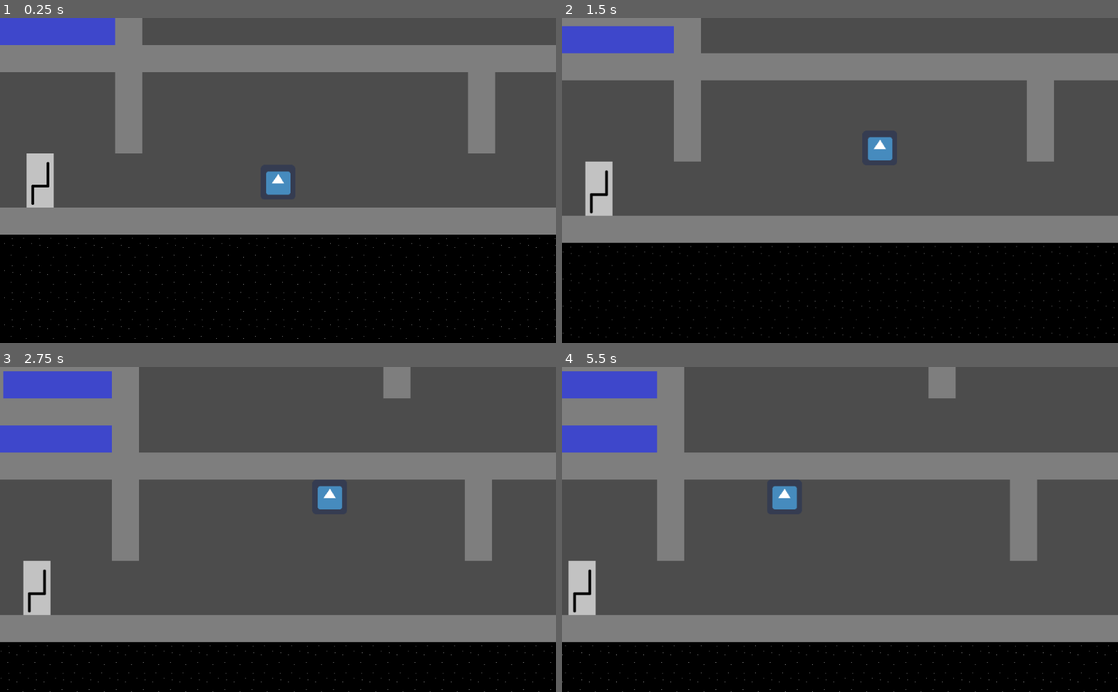
Above: before the commit, frames 1-4 (two rows, left to right).
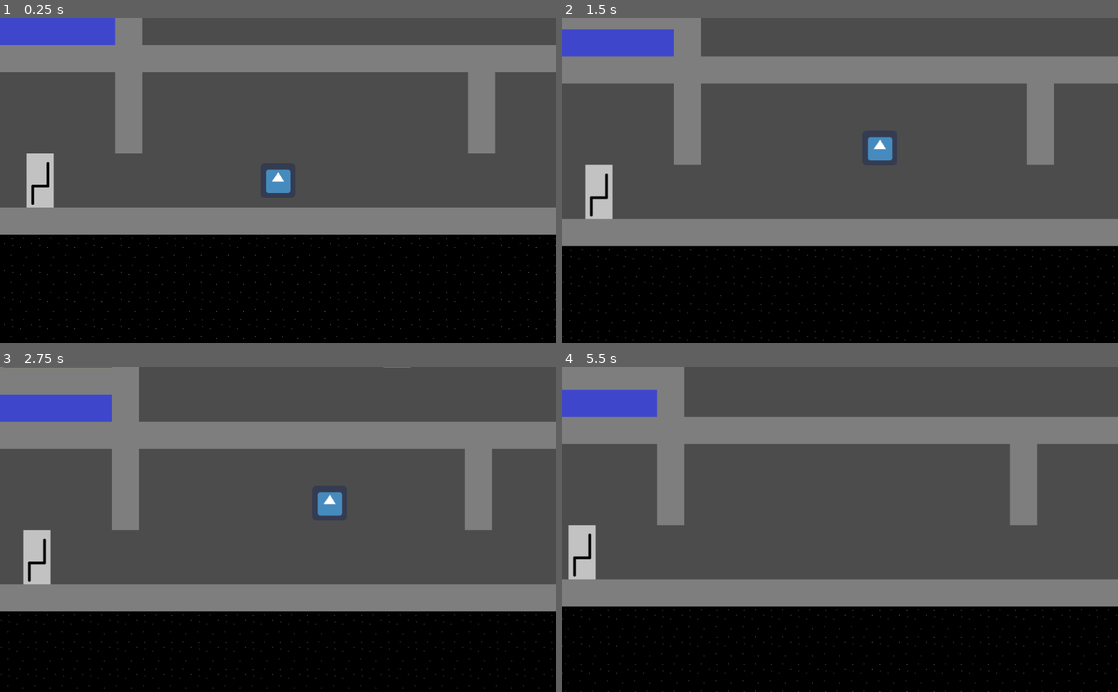
Above: after the commit, the same moments.

Repository: swanj21/godot_2d
Game: Godot game, scene res://Scenes/Tester.tscn
The game is run twice, just before and just after one commit, with the same random seed, the same clock (stepped at 60 frames per second) and the same inputs. The engine's default icon, where the game draws it, is replaced by a stand-in: a white triangle on a blue panel in a dark square.
Inputs:
- Up to frame 1 (0.25 s): no input
- Up to frame 2 (1.5 s): hold D (move_right) 0.53-1.28 s; hold S (move_hide, bound only after the commit) 0.53-1.28 s; tap E (interact) at 0.6 s; tap Space (move_jump) at 0.77, 1.07 s; hold A (move_left) from 1.28 s (still down); tap S (move_hide, bound only after the commit) at 1.35 s
- Up to frame 3 (2.75 s): tap Space (move_jump) at 1.52, 1.55, 1.82, 2.1 s; release A (move_left) at 2.03 s; hold D (move_right) from 2.03 s (still down); tap E (interact) at 2.3 s
- Up to frame 4 (5.5 s): tap E (interact) at 2.85, 4.35 s; tap Space (move_jump) at 3.02, 3.32, 3.77, 3.8, 4.07, 4.52, 4.82 s; tap S (move_hide, bound only after the commit) at 3.05 s; release D (move_right) at 3.53 s; hold S (move_hide, bound only after the commit) 3.53-4.28 s; hold A (move_left) from 3.53 s (still down); hold S (move_hide, bound only after the commit) from 5.03 s (still down)

The runs differ from the first frame. In frame 1, less than 0.1% of the frame differs, in the area x 47-53%, y 46-55%; in frame 2, 4.7%; in frame 3, 39%; in frame 4, 39%, in the area x 0-100%, y 0-100%.

Commit message:
Modified Player movement and added 'hiding'. Modified Scanner_Area to detect if it is being interacted with. Added a new scene for when Scanner_Area is interacted.

Diff:
--- a/Player.gd
+++ /dev/null
@@ -1,25 +0,0 @@
-extends KinematicBody2D
-
-const WALK_SPEED = 150
-const JUMP_SPEED = 150
-const GRAVITY = 100
-
-var velocity = Vector2()
-
-func _physics_process(delta):
-	if Input.is_action_pressed("move_left"):
-		velocity.x = -WALK_SPEED
-	elif Input.is_action_pressed("move_right"):
-		velocity.x = WALK_SPEED
-
-	if velocity.x < 0:
-		velocity.x += 5
-	elif velocity.x > 0:
-		velocity.x -= 5
-
-	if Input.is_action_just_pressed("move_jump"):
-		velocity.y = -JUMP_SPEED
-
-	velocity.y += delta * GRAVITY
-
-	move_and_slide(velocity)
--- a/Scenes/Interact_Scanner.tscn
+++ b/Scenes/Interact_Scanner.tscn
@@ -1,7 +1,8 @@
 [gd_scene load_steps=4 format=2]
 
-[ext_resource path="res://Scenes/Scanner_Area.gd" type="Script" id=1]
+[ext_resource path="res://Scripts/Scanner_Area.gd" type="Script" id=1]
 [ext_resource path="res://Jerry_Custom/Interact_Scanner.png" type="Texture" id=2]
+
 
 [sub_resource type="RectangleShape2D" id=1]
 
--- a/Scenes/Player.tscn
+++ b/Scenes/Player.tscn
@@ -1,6 +1,6 @@
 [gd_scene load_steps=4 format=2]
 
-[ext_resource path="res://Player.gd" type="Script" id=1]
+[ext_resource path="res://Scripts/Player.gd" type="Script" id=1]
 [ext_resource path="res://icon.png" type="Texture" id=2]
 
 [sub_resource type="RectangleShape2D" id=1]
--- a/Scenes/Scanner_Area.gd
+++ /dev/null
@@ -1,24 +0,0 @@
-extends Area2D
-
-var scanner_area
-var label
-
-func _ready():
-	scanner_area = $"."
-	label = $UI/Label
-
-func _on_Scanner_Area_body_entered(body):
-	# Show some floating text above the object
-
-	if body.name == "Player":
-		# Manipulate the label control
-		label.text = "Press 'E' to interact"
-
-		# Once done, set as visible
-		label.set_visible(true)
-
-	print(body.name)
-
-
-func _on_Scanner_Area_body_exited(body):
-	label.set_visible(false)
--- /dev/null
+++ b/Scenes/Terminal_Cockpit.tscn
@@ -0,0 +1,255 @@
+[gd_scene format=2]
+
+[node name="Terminal_Cockpit" type="Control"]
+
+anchor_left = 0.0
+anchor_top = 0.0
+anchor_right = 0.0
+anchor_bottom = 0.0
+margin_right = 40.0
+margin_bottom = 40.0
+rect_pivot_offset = Vector2( 0, 0 )
+rect_clip_content = false
+mouse_filter = 0
+mouse_default_cursor_shape = 0
+size_flags_horizontal = 1
+size_flags_vertical = 1
+
+[node name="Background" type="Panel" parent="." index="0"]
+
+anchor_left = 0.0
+anchor_top = 0.0
+anchor_right = 0.0
+anchor_bottom = 0.0
+margin_right = 1024.0
+margin_bottom = 600.0
+rect_pivot_offset = Vector2( 0, 0 )
+rect_clip_content = false
+mouse_filter = 0
+mouse_default_cursor_shape = 0
+size_flags_horizontal = 1
+size_flags_vertical = 1
+_sections_unfolded = [ "Margin" ]
+
+[node name="Label_System" type="Label" parent="." index="1"]
+
+anchor_left = 0.0
+anchor_top = 0.0
+anchor_right = 0.0
+anchor_bottom = 0.0
+margin_left = 350.0
+margin_top = 40.0
+margin_right = 510.0
+margin_bottom = 54.0
+rect_scale = Vector2( 2, 2 )
+rect_pivot_offset = Vector2( 0, 0 )
+rect_clip_content = false
+mouse_filter = 2
+mouse_default_cursor_shape = 0
+size_flags_horizontal = 1
+size_flags_vertical = 4
+text = "Beta system, orbit of Los"
+align = 1
+percent_visible = 1.0
+lines_skipped = 0
+max_lines_visible = -1
+_sections_unfolded = [ "Margin", "Rect" ]
+
+[node name="Label_CurLocation" type="Label" parent="." index="2"]
+
+anchor_left = 0.0
+anchor_top = 0.0
+anchor_right = 0.0
+anchor_bottom = 0.0
+margin_left = 70.0
+margin_top = 140.0
+margin_right = 180.0
+margin_bottom = 154.0
+rect_scale = Vector2( 2, 2 )
+rect_pivot_offset = Vector2( 0, 0 )
+rect_clip_content = false
+mouse_filter = 2
+mouse_default_cursor_shape = 0
+size_flags_horizontal = 1
+size_flags_vertical = 4
+text = "Current Location"
+percent_visible = 1.0
+lines_skipped = 0
+max_lines_visible = -1
+_sections_unfolded = [ "Margin", "Rect" ]
+
+[node name="Label_PlayerLocation" type="Label" parent="." index="3"]
+
+anchor_left = 0.0
+anchor_top = 0.0
+anchor_right = 0.0
+anchor_bottom = 0.0
+margin_left = 120.0
+margin_top = 200.0
+margin_right = 170.0
+margin_bottom = 214.0
+rect_scale = Vector2( 2, 2 )
+rect_pivot_offset = Vector2( 0, 0 )
+rect_clip_content = false
+hint_tooltip = "<tribute_information>"
+mouse_filter = 2
+mouse_default_cursor_shape = 0
+size_flags_horizontal = 1
+size_flags_vertical = 4
+text = "Tribute"
+percent_visible = 1.0
+lines_skipped = 0
+max_lines_visible = -1
+_sections_unfolded = [ "Hint", "Margin", "Rect" ]
+
+[node name="Label_TgtLocation" type="Label" parent="." index="4"]
+
+anchor_left = 0.0
+anchor_top = 0.0
+anchor_right = 0.0
+anchor_bottom = 0.0
+margin_left = 700.0
+margin_top = 140.0
+margin_right = 800.0
+margin_bottom = 154.0
+rect_scale = Vector2( 2, 2 )
+rect_pivot_offset = Vector2( 0, 0 )
+rect_clip_content = false
+mouse_filter = 2
+mouse_default_cursor_shape = 0
+size_flags_horizontal = 1
+size_flags_vertical = 4
+text = "Target Locations"
+percent_visible = 1.0
+lines_skipped = 0
+max_lines_visible = -1
+_sections_unfolded = [ "Rect" ]
+
+[node name="Label_ChosenLocation" type="Label" parent="." index="5"]
+
+anchor_left = 0.0
+anchor_top = 0.0
+anchor_right = 0.0
+anchor_bottom = 0.0
+margin_left = 300.0
+margin_top = 400.0
+margin_right = 410.0
+margin_bottom = 414.0
+rect_scale = Vector2( 2, 2 )
+rect_pivot_offset = Vector2( 0, 0 )
+rect_clip_content = false
+mouse_filter = 2
+mouse_default_cursor_shape = 0
+size_flags_horizontal = 1
+size_flags_vertical = 4
+text = "Chosen location: "
+percent_visible = 1.0
+lines_skipped = 0
+max_lines_visible = -1
+
+[node name="Button_Go" type="Button" parent="." index="6"]
+
+anchor_left = 0.0
+anchor_top = 0.0
+anchor_right = 0.0
+anchor_bottom = 0.0
+margin_left = 235.0
+margin_top = 443.0
+margin_right = 286.0
+margin_bottom = 478.0
+rect_scale = Vector2( 2, 2 )
+rect_pivot_offset = Vector2( 0, 0 )
+rect_clip_content = false
+focus_mode = 2
+mouse_filter = 0
+mouse_default_cursor_shape = 0
+size_flags_horizontal = 1
+size_flags_vertical = 1
+toggle_mode = false
+enabled_focus_mode = 2
+shortcut = null
+group = null
+text = "GO"
+flat = false
+align = 1
+_sections_unfolded = [ "Margin" ]
+
+[node name="Button_Go2" type="Button" parent="." index="7"]
+
+anchor_left = 0.0
+anchor_top = 0.0
+anchor_right = 0.0
+anchor_bottom = 0.0
+margin_left = 700.0
+margin_top = 280.0
+margin_right = 800.0
+margin_bottom = 300.0
+rect_scale = Vector2( 2, 2 )
+rect_pivot_offset = Vector2( 0, 0 )
+rect_clip_content = false
+focus_mode = 2
+mouse_filter = 0
+mouse_default_cursor_shape = 0
+size_flags_horizontal = 1
+size_flags_vertical = 1
+toggle_mode = false
+enabled_focus_mode = 2
+shortcut = null
+group = null
+text = "Xol"
+flat = false
+align = 1
+_sections_unfolded = [ "Rect" ]
+
+[node name="Button_Go3" type="Button" parent="." index="8"]
+
+anchor_left = 0.0
+anchor_top = 0.0
+anchor_right = 0.0
+anchor_bottom = 0.0
+margin_left = 700.0
+margin_top = 200.0
+margin_right = 800.0
+margin_bottom = 220.0
+rect_scale = Vector2( 2, 2 )
+rect_pivot_offset = Vector2( 0, 0 )
+rect_clip_content = false
+focus_mode = 2
+mouse_filter = 0
+mouse_default_cursor_shape = 0
+size_flags_horizontal = 1
+size_flags_vertical = 1
+toggle_mode = false
+enabled_focus_mode = 2
+shortcut = null
+group = null
+text = "Aast"
+flat = false
+align = 1
+_sections_unfolded = [ "Rect" ]
+
+[node name="Button_Cancel" type="Button" parent="." index="9"]
+
+anchor_left = 0.0
+anchor_top = 0.0
+anchor_right = 0.0
+anchor_bottom = 0.0
+margin_left = 600.0
+margin_top = 443.0
+margin_right = 661.0
+margin_bottom = 478.0
+rect_scale = Vector2( 2, 2 )
+rect_pivot_offset = Vector2( 0, 0 )
+rect_clip_content = false
+focus_mode = 2
+mouse_filter = 0
+mouse_default_cursor_shape = 0
+size_flags_horizontal = 1
+size_flags_vertical = 1
+toggle_mode = false
+enabled_focus_mode = 2
+shortcut = null
+group = null
+text = "CANCEL"
+flat = false
+align = 1
--- a/Scenes/Tester.tscn
+++ b/Scenes/Tester.tscn
@@ -30,8 +30,6 @@
 _sections_unfolded = [ "Cell" ]
 
 [node name="Background_Objects" type="Node2D" parent="." index="1"]
-
-editor/display_folded = true
 
 [node name="Cockpit_Chair" type="Sprite" parent="Background_Objects" index="0"]
 
--- /dev/null
+++ b/Scripts/Player.gd
@@ -0,0 +1,42 @@
+extends KinematicBody2D
+
+const WALK_SPEED = 150
+const JUMP_SPEED = 150
+const GRAVITY = 100
+const MAX_Y_VELOCITY = 200
+
+var velocity = Vector2()
+
+func _physics_process(delta):
+	CheckWalking()
+	CheckJumping(delta)
+
+	move_and_slide(velocity)
+
+func _process(delta):
+	if Input.is_action_pressed("move_hide"):
+		visible = false
+
+	if Input.is_action_just_released("move_hide"):
+		visible = true
+
+func CheckWalking():
+	if Input.is_action_pressed("move_left"):
+		velocity.x = -WALK_SPEED
+	elif Input.is_action_pressed("move_right"):
+		velocity.x = WALK_SPEED
+
+	if velocity.x < 0:
+		velocity.x += 5
+	elif velocity.x > 0:
+		velocity.x -= 5
+
+func CheckJumping(delta):
+	if Input.is_action_just_pressed("move_jump"):
+		if velocity.y == 0:
+			velocity.y = -JUMP_SPEED
+
+	if velocity.y != 0:
+		velocity.y += delta * GRAVITY
+	if velocity.y > MAX_Y_VELOCITY:
+		velocity.y = 0
--- /dev/null
+++ b/Scripts/Scanner_Area.gd
@@ -0,0 +1,30 @@
+extends Area2D
+
+var scanner_area
+var label
+var is_colliding
+
+func _ready():
+	scanner_area = $"."
+	label = $UI/Label
+	is_colliding = false
+
+func _process(delta):
+	if (Input.is_action_just_pressed("interact") && is_colliding):
+		label.text = "You have pressed E and you are colliding!"
+
+
+func _on_Scanner_Area_body_entered(body):
+	if body.name == "Player":
+		# Show some floating text above the object
+		label.text = "Press 'E' to interact"
+		label.set_visible(true)
+
+		is_colliding = true
+	print(body.name)
+
+
+func _on_Scanner_Area_body_exited(body):
+	print(body.name + " has left")
+	label.set_visible(false)
+	is_colliding = false
--- a/project.godot
+++ b/project.godot
@@ -14,6 +14,12 @@
 run/main_scene="res://Scenes/Tester.tscn"
 config/icon="res://icon.png"
 
+[display]
+
+window/size/resizable=false
+window/size/borderless=true
+window/handheld/emulate_touchscreen=true
+
 [input]
 
 move_left=[ Object(InputEventKey,"resource_local_to_scene":false,"resource_name":"","device":0,"alt":false,"shift":false,"control":false,"meta":false,"command":false,"pressed":false,"scancode":65,"unicode":0,"echo":false,"script":null)
@@ -26,6 +32,8 @@
  ]
 interact=[ Object(InputEventKey,"resource_local_to_scene":false,"resource_name":"","device":0,"alt":false,"shift":false,"control":false,"meta":false,"command":false,"pressed":false,"scancode":69,"unicode":0,"echo":false,"script":null)
  ]
+move_hide=[ Object(InputEventKey,"resource_local_to_scene":false,"resource_name":"","device":0,"alt":false,"shift":false,"control":false,"meta":false,"command":false,"pressed":false,"scancode":83,"unicode":0,"echo":false,"script":null)
+ ]
 
 [rendering]
 
